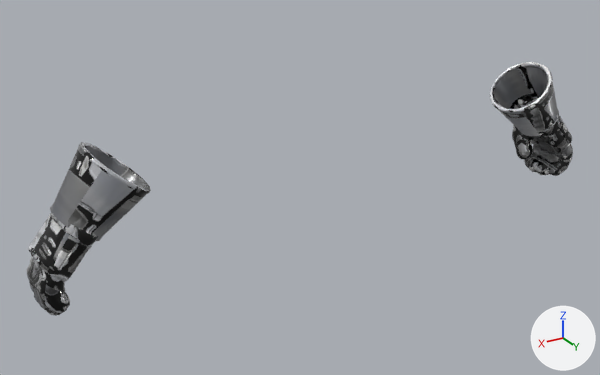
The glTF model game/assets/armor/templar_crusader_hands_female.gltf, before and after one commit.
Camera for both pictures: a 50 mm camera at (0.89, 1.325, 1.592) aimed at (0.08, -0.025, 0.917). The axes (+X, +Y, +Z) are drawn at lower right. The lights are the same throughout. The picture after the commit comes second. Vertices at exactly the same position are counted once.

In view in the first picture: 'templar_crusader_hands_female'.
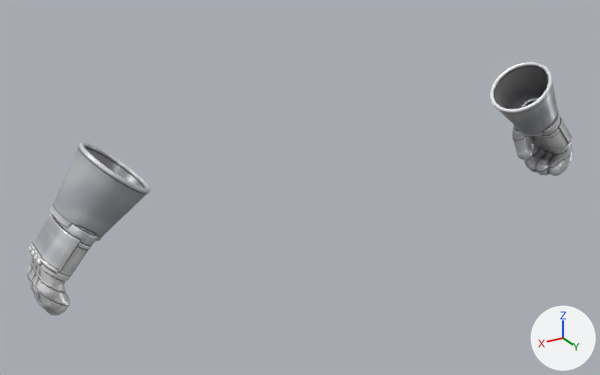
Boxes [x1, y1, x2, y2] around the edits, measured in the pictures (600 x 375 px; the box of a moved part takes in the faces that stretch with it):
```json
{"part": 1, "of": "me_gauntlet_l", "change": "moved or reshaped", "before": [491, 87, 572, 173], "after": [491, 87, 572, 173]}
{"part": 2, "of": "me_gauntlet_l", "change": "moved or reshaped", "before": [28, 213, 89, 312], "after": [28, 214, 89, 312]}
{"part": 3, "of": "me_gauntlet_l", "change": "surface changed", "before": [26, 62, 573, 316], "after": [26, 62, 573, 316]}
```

Scene script edits in JSON lines:
```json
{"block": "me_gauntlet_l", "where": "# used by ob_templar_crusader_hands_female; location = (0.0, 0.0, 0.0)"}
{"op": "remove", "block": "me_gauntlet_l", "code": "me_gauntlet_l.from_pydata(...)  # 3988 vertices, 7997 faces; spans x -0.642..0.642, y -0.082..0.09, z 0.804..1.106"}
{"op": "add", "block": "me_gauntlet_l", "code": "me_gauntlet_l.from_pydata(...)  # 3979 vertices, 7994 faces; spans x -0.642..0.642, y -0.082..0.09, z 0.804..1.106"}
{"block": "me_gauntlet_l", "change": "me_gauntlet_l part 1: 18 vertices moved from x -0.621..-0.54, y -0.051..0.065, z 0.839..0.974 to x -0.622..-0.542, y -0.051..0.066, z 0.838..0.972; 172 vertices removed from x -0.64..-0.426, y -0.053..0.087, z 0.835..1.07; 172 vertices added at x -0.64..-0.426, y -0.053..0.087, z 0.835..1.067"}
{"block": "me_gauntlet_l", "change": "me_gauntlet_l part 2: 17 vertices moved from x 0.534..0.624, y -0.054..0.06, z 0.904..0.987 to x 0.535..0.624, y -0.053..0.06, z 0.903..0.987; 123 vertices removed from x 0.525..0.637, y -0.072..0.064, z 0.809..0.997; 123 vertices added at x 0.526..0.637, y -0.074..0.064, z 0.809..0.998"}
{"block": "me_gauntlet_l", "change": "me_gauntlet_l part 3: 6599 kept faces spanning x -0.642..0.642, y -0.082..0.09, z 0.804..1.106 get new texture (UV) coordinates"}
{"block": "me_gauntlet_l", "change": "other edits to the shape of me_gauntlet_l do not show in these pictures"}
```
